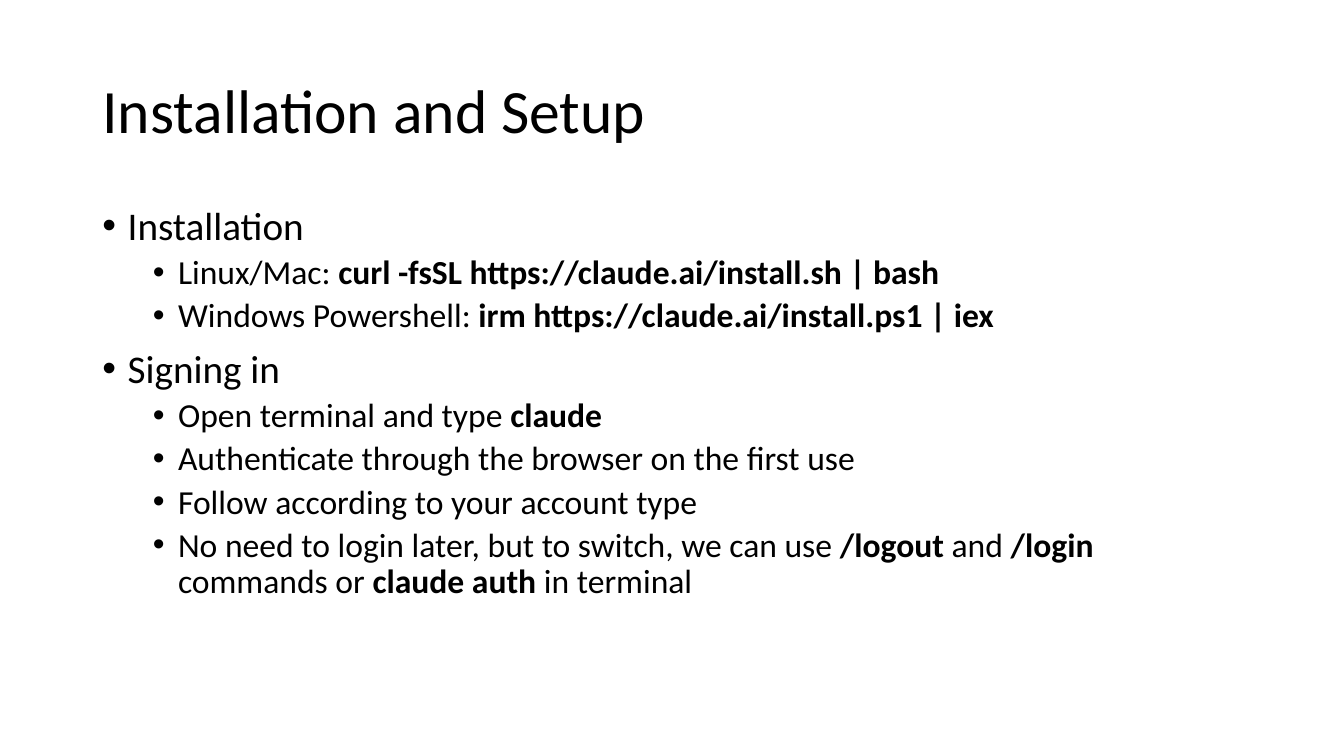
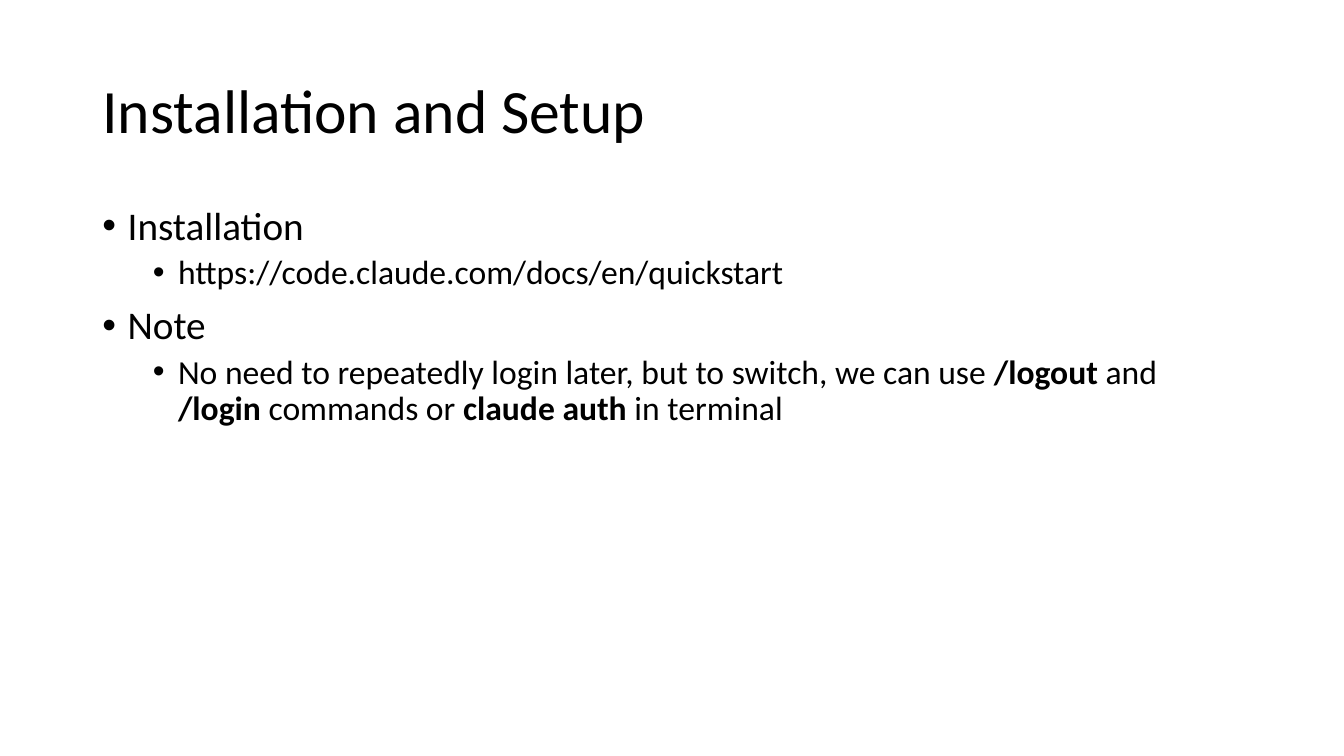
Before and after one commit to atulkahatecdac/claude-code, a slide deck: slide 11 of Claude Code.pptx (slide 17 before the commit). Drawn at 1344x756 pixels with LibreOffice and Linux fonts; fonts in the diff are those of the drawing. Boxes give left, top, right and bottom in pixels: in the first picture for what was removed or moved away, otherwise in the second. Text is boxed around its words. In the diff, an @@ line names an element or a change of style, - is before the commit and + after.

```diff
--- a/Claude Code.pptx
+++ b/Claude Code.pptx
@@ text at bbox=[128, 260, 1157, 426]: text changed @@
-  • Linux/Mac: curl -fsSL https://claude.ai/install.sh | bash
-  • Windows Powershell: irm https://claude.ai/install.ps1 | iex
-• Signing in
-  • Open terminal and type claude
-  • Authenticate through the browser on the first use
-  • Follow according to your account type
-  • No need to login later, but to switch, we can use /logout and /login commands or claude auth in terminal
+  • https://code.claude.com/docs/en/quickstart
+• Note
+  • No need to repeatedly login later, but to switch, we can use /logout and /login commands or claude auth in terminal
```
Also in this commit, not shown: 30 other slides changed, 87 slides added, 180 slides removed.
